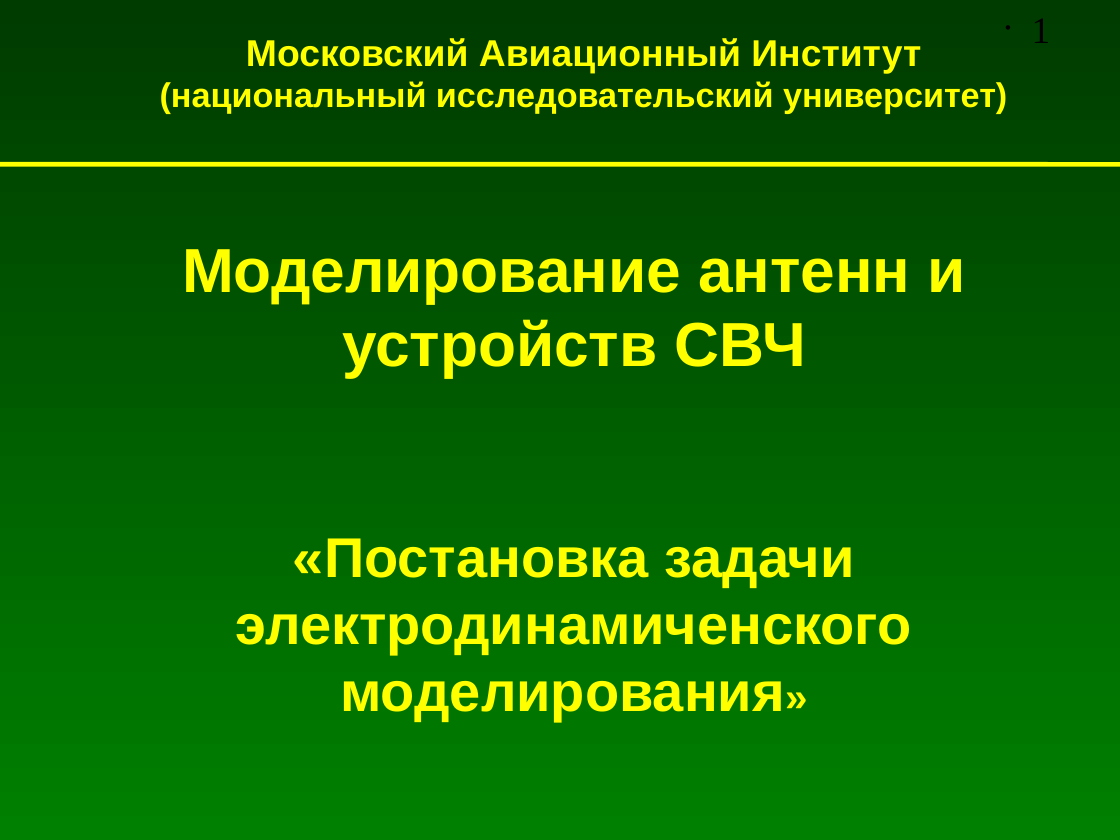
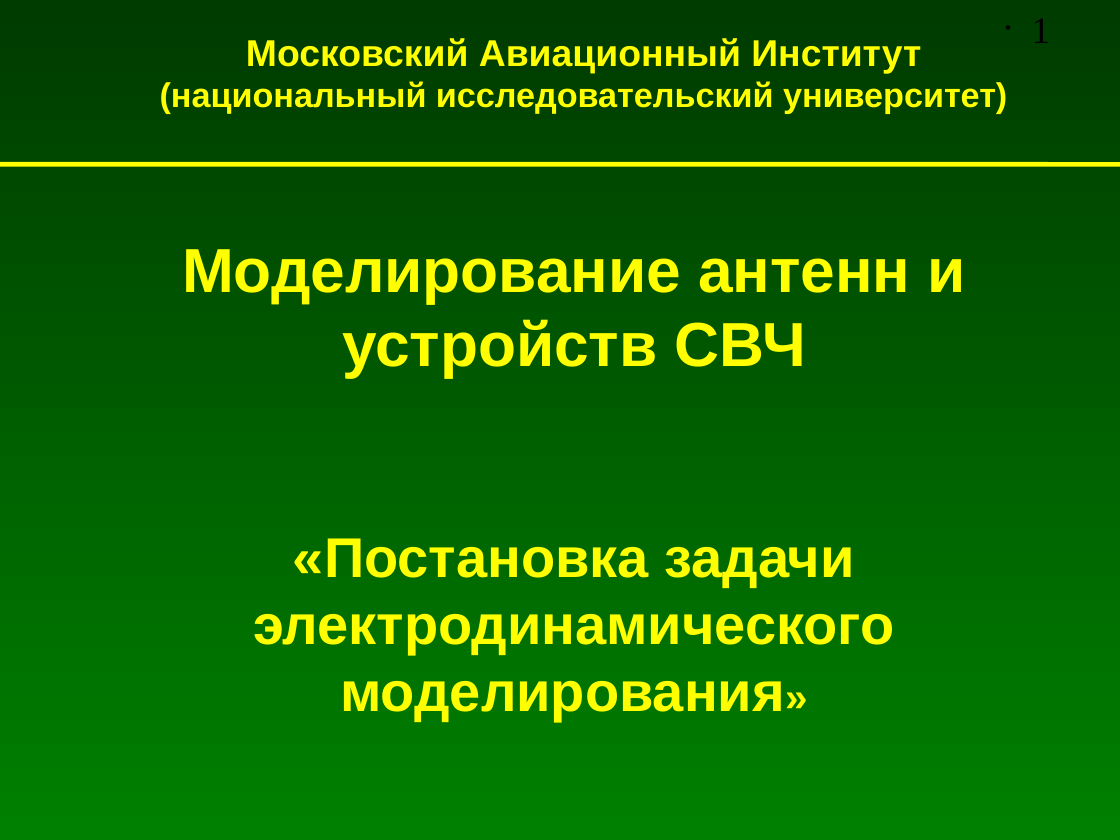
Before and after one commit to andris0147sv/modelling, a slide deck: slide 1 of presentations/1. Problem Statement.odp. Drawn at 1120x840 pixels with LibreOffice and Linux fonts; fonts in the diff are those of the drawing. Boxes give left, top, right and bottom in pixels: in the first picture for what was removed or moved away, otherwise in the second. Text is boxed around its words. In the diff, an @@ line names an element or a change of style, - is before the commit and + after.

```diff
--- a/presentations/1. Problem Statement.odp
+++ b/presentations/1. Problem Statement.odp
@@ text at bbox=[253, 538, 894, 721]: text changed @@
-«Постановка задачи электродинамиченского моделирования»
+«Постановка задачи электродинамического моделирования»
```
Also in this commit, not shown: 1 other slide changed.
